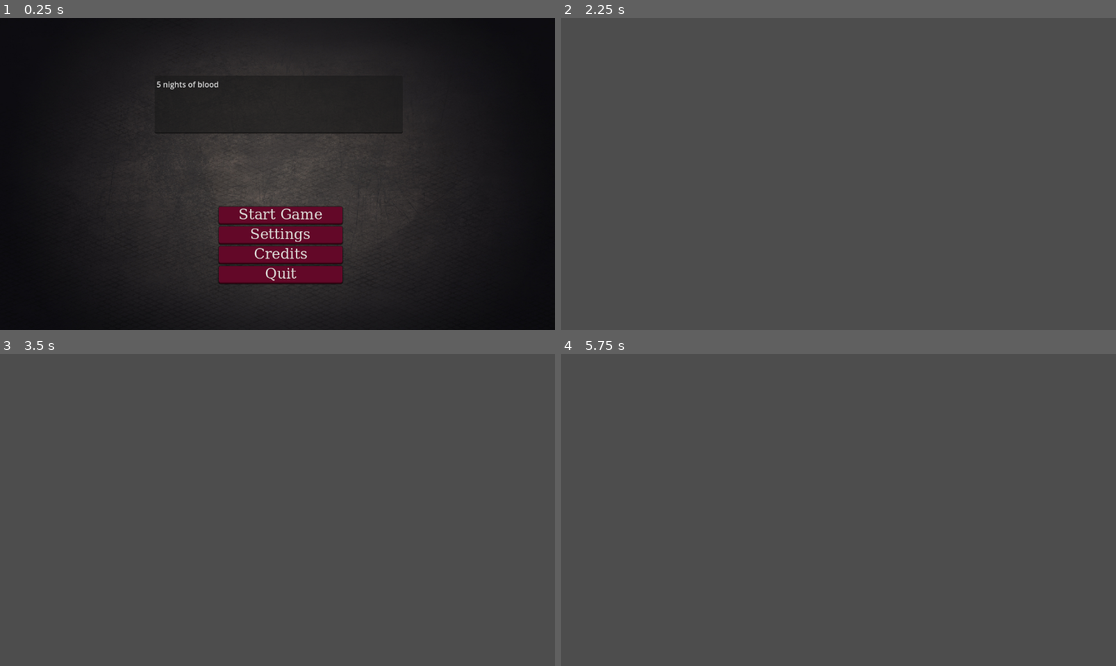
Above: before the commit, frames 1-4 (two rows, left to right).
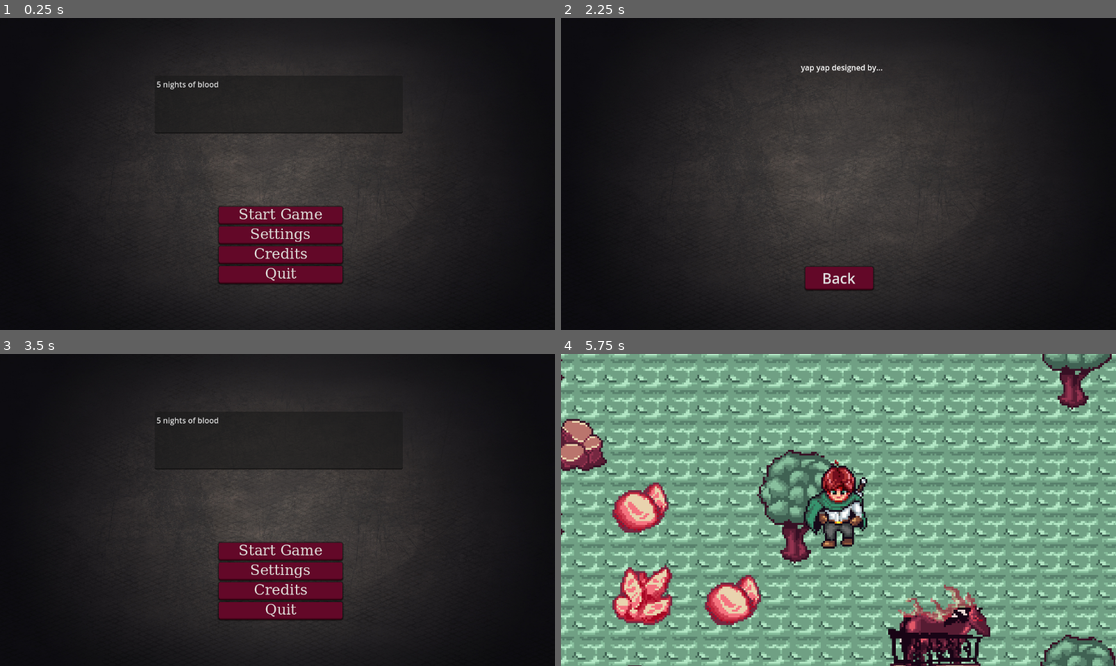
Above: after the commit, the same moments.

Repository: LightMash/GameJam
Game: Godot game, scene res://scenes/mainmenu.tscn
Two runs of this game, one before a commit and one after it. Both use one fixed random seed, a clock stepped at 60 frames per second and the inputs below.
Inputs (mouse positions are in pixels of both pictures, inside the frame that each line leads up to):
- Up to frame 1 (0.25 s): no input
- Up to frame 2 (2.25 s): click "Settings" at 0.5 s; click "Back" at 1.25 s; click "Credits" at 2 s
- Up to frame 3 (3.5 s): click (277, 612) at 2.75 s, where only the run after the commit has a clickable "Back"
- Up to frame 4 (5.75 s): click (844, 550) at 3.5 s, where only the run after the commit has a clickable "Start Game"; hold D (right) 4.28-5.03 s; hold S (down) from 5.03 s (still down)

The runs differ from the first frame. In frame 2, 87% of the frame differs, in the area x 0-100%, y 0-100%; in frame 3, 92%; in frame 4, 96%.

Commit message:
Added credits page logic

Diff:
--- a/Vampire/scenes/credits.tscn
+++ b/Vampire/scenes/credits.tscn
@@ -1,3 +1,82 @@
-[gd_scene format=3 uid="uid://q76rnqnclcjv"]
+[gd_scene load_steps=7 format=3 uid="uid://q76rnqnclcjv"]
+
+[ext_resource type="Texture2D" uid="uid://bf7td0j51cogu" path="res://assets/scifi_start_menu_test.jpg" id="1_0ctdu"]
+[ext_resource type="Script" uid="uid://wi2y8vdhxx25" path="res://scripts/credits.gd" id="1_2fbfq"]
+[ext_resource type="StyleBox" uid="uid://de61c7bh14sgf" path="res://ui/Ressources/Themes & Stylebox/hover_button.tres" id="2_2fbfq"]
+[ext_resource type="StyleBox" uid="uid://cwu67ajxb4kob" path="res://ui/Ressources/Themes & Stylebox/normal_button.tres" id="3_8gwij"]
+
+[sub_resource type="StyleBoxEmpty" id="StyleBoxEmpty_mah5v"]
+
+[sub_resource type="Theme" id="Theme_ooihk"]
+Button/font_sizes/font_size = 30
+Button/styles/focus = SubResource("StyleBoxEmpty_mah5v")
+Button/styles/hover = ExtResource("2_2fbfq")
+Button/styles/normal = ExtResource("3_8gwij")
+Button/styles/pressed = ExtResource("2_2fbfq")
 
 [node name="Credits" type="CanvasLayer"]
+script = ExtResource("1_2fbfq")
+
+[node name="Credits" type="Control" parent="."]
+layout_mode = 3
+anchors_preset = 15
+anchor_right = 1.0
+anchor_bottom = 1.0
+grow_horizontal = 2
+grow_vertical = 2
+
+[node name="CreditsBackground" type="NinePatchRect" parent="Credits"]
+layout_mode = 1
+anchors_preset = 15
+anchor_right = 1.0
+anchor_bottom = 1.0
+grow_horizontal = 2
+grow_vertical = 2
+texture = ExtResource("1_0ctdu")
+
+[node name="CreditsContent" type="NinePatchRect" parent="Credits/CreditsBackground"]
+layout_mode = 1
+anchors_preset = -1
+anchor_left = 0.5
+anchor_top = 0.44500002
+anchor_right = 0.5
+anchor_bottom = 0.44500002
+offset_left = -304.0
+offset_top = -197.36002
+offset_right = 318.0
+offset_bottom = 197.63998
+grow_horizontal = 2
+grow_vertical = 2
+
+[node name="CreditsContentText" type="Label" parent="Credits/CreditsBackground/CreditsContent"]
+layout_mode = 1
+anchors_preset = -1
+anchor_left = 0.5
+anchor_top = 0.062000003
+anchor_right = 0.5
+anchor_bottom = 0.062000003
+offset_left = -85.0
+offset_top = -24.490002
+offset_right = 85.0
+offset_bottom = 24.509998
+grow_horizontal = 2
+text = "yap yap designed by...
+"
+
+[node name="Back" type="Button" parent="Credits/CreditsBackground"]
+layout_mode = 1
+anchors_preset = -1
+anchor_left = 0.5
+anchor_top = 0.83400005
+anchor_right = 0.5
+anchor_bottom = 0.83400005
+offset_left = -69.0
+offset_top = -15.100037
+offset_right = 72.25
+offset_bottom = 15.899963
+grow_horizontal = 2
+grow_vertical = 2
+theme = SubResource("Theme_ooihk")
+text = "Back"
+
+[connection signal="pressed" from="Credits/CreditsBackground/Back" to="." method="_on_back_pressed"]
--- a/Vampire/scenes/settings.tscn
+++ b/Vampire/scenes/settings.tscn
@@ -16,6 +16,14 @@
 Button/styles/hover = ExtResource("1_6wm04")
 Button/styles/normal = ExtResource("2_f4mfi")
 Button/styles/pressed = SubResource("StyleBoxEmpty_es4n0")
+
+[sub_resource type="StyleBoxEmpty" id="StyleBoxEmpty_gis3k"]
+
+[sub_resource type="Theme" id="Theme_83j8s"]
+Button/styles/focus = SubResource("StyleBoxEmpty_gis3k")
+Button/styles/hover = ExtResource("1_6wm04")
+Button/styles/normal = ExtResource("2_f4mfi")
+Button/styles/pressed = ExtResource("1_6wm04")
 
 [node name="SettingsUIRoot" type="CanvasLayer"]
 script = ExtResource("1_f4mfi")
@@ -104,6 +112,7 @@
 offset_bottom = 15.565979
 grow_horizontal = 2
 grow_vertical = 2
+theme = SubResource("Theme_83j8s")
 text = "Back"
 
 [connection signal="pressed" from="Settings/SettingsBackground/Back" to="." method="_on_back_pressed"]
--- /dev/null
+++ b/Vampire/scripts/credits.gd
@@ -0,0 +1,15 @@
+extends CanvasLayer
+
+
+# Called when the node enters the scene tree for the first time.
+func _ready() -> void:
+	pass # Replace with function body.
+
+
+# Called every frame. 'delta' is the elapsed time since the previous frame.
+func _process(delta: float) -> void:
+	pass
+
+
+func _on_back_pressed() -> void:
+	get_tree().change_scene_to_file("res://scenes/mainmenu.tscn")
--- a/Vampire/ui/Ressources/Themes & Stylebox/hover_button.tres
+++ b/Vampire/ui/Ressources/Themes & Stylebox/hover_button.tres
@@ -4,11 +4,11 @@
 content_margin_left = 4.0
 content_margin_top = 2.0
 content_margin_right = 4.0
-bg_color = Color(0.3882353, 0.03137255, 0.15686275, 1)
+bg_color = Color(0.29698333, 0.018019509, 0.11323739, 1)
 border_width_bottom = 1
 border_color = Color(0.21568628, 0.011764706, 0.07450981, 1)
 corner_radius_top_left = 4
 corner_radius_top_right = 4
 corner_radius_bottom_right = 4
 corner_radius_bottom_left = 4
-shadow_size = 2
+shadow_size = 3
--- a/Vampire/ui/Ressources/Themes & Stylebox/normal_button.tres
+++ b/Vampire/ui/Ressources/Themes & Stylebox/normal_button.tres
@@ -12,4 +12,4 @@
 corner_radius_top_right = 4
 corner_radius_bottom_right = 4
 corner_radius_bottom_left = 4
-shadow_size = 2
+shadow_size = 3
--- a/Vampire/ui/ui_root.tscn
+++ b/Vampire/ui/ui_root.tscn
@@ -29,8 +29,6 @@
 
 [sub_resource type="StyleBoxEmpty" id="StyleBoxEmpty_f6o6b"]
 
-[sub_resource type="StyleBoxEmpty" id="StyleBoxEmpty_6qk7i"]
-
 [sub_resource type="Theme" id="Theme_nowai"]
 Button/colors/font_color = Color(0.8746512, 0.8768879, 0.8572877, 1)
 Button/font_sizes/font_size = 30
@@ -38,7 +36,7 @@
 Button/styles/focus = SubResource("StyleBoxEmpty_f6o6b")
 Button/styles/hover = ExtResource("2_f6o6b")
 Button/styles/normal = ExtResource("3_6qk7i")
-Button/styles/pressed = SubResource("StyleBoxEmpty_6qk7i")
+Button/styles/pressed = ExtResource("2_f6o6b")
 
 [node name="UIRoot" type="CanvasLayer"]
 script = ExtResource("1_otu6g")
Binary file removed: Vampire/assets/button_container_startmenu_test.png
Not shown, removed: Vampire/assets/button_container_startmenu_test.png.import
Not shown: 1 places in Vampire/scenes/settings.tscn that only renumber resources
Not shown, added: Vampire/scripts/credits.gd.uid
Not shown: 1 places in Vampire/ui/ui_root.tscn that only renumber resources
